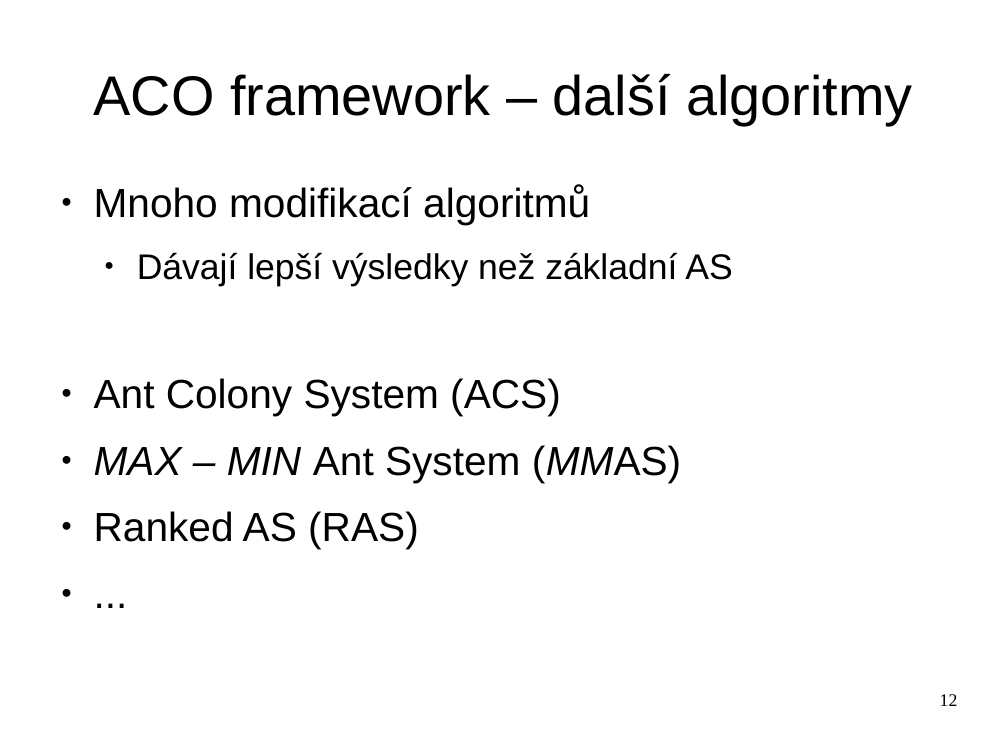
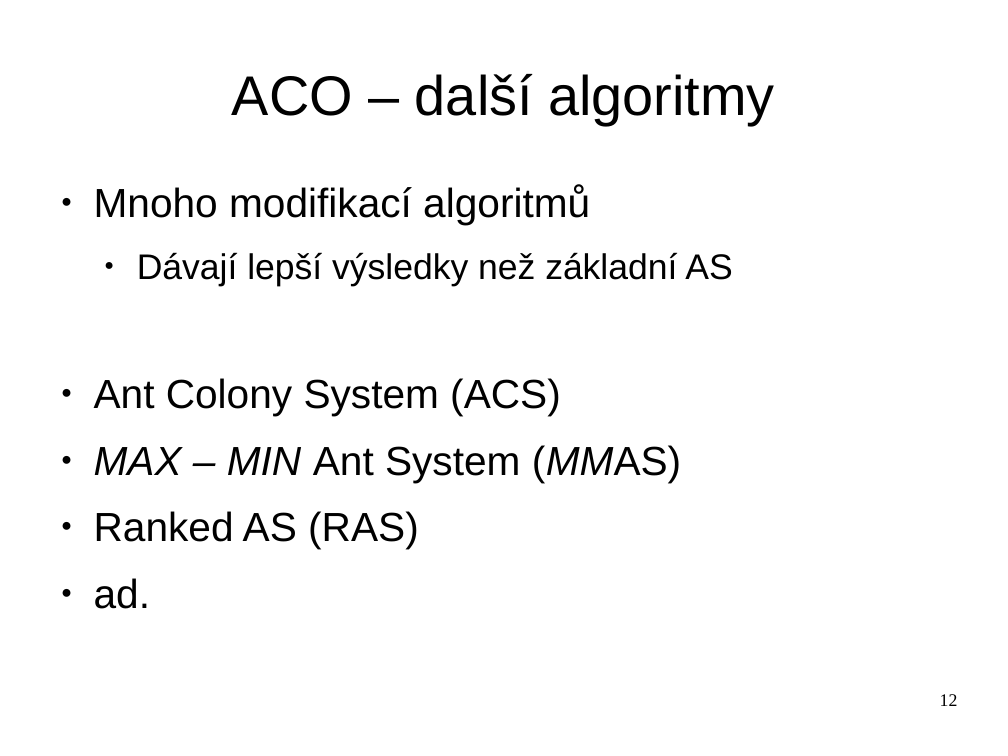
Before and after one commit to hellerstanislav/sin, a slide deck: slide 12 of presentation/swarm.odp. Drawn at 1008x756 pixels with LibreOffice and Linux fonts; fonts in the diff are those of the drawing. Boxes give left, top, right and bottom in pixels: in the first picture for what was removed or moved away, otherwise in the second. Text is boxed around its words. In the diff, an @@ line names an element or a change of style, - is before the commit and + after.

```diff
--- a/presentation/swarm.odp
+++ b/presentation/swarm.odp
@@ title at [232,74,775,125]: text changed @@
-ACO framework – další algoritmy
+ACO – další algoritmy
@@ text at [94,578,150,609]: text changed @@
-● ...
+● ad.
```
Also in this commit, not shown: 7 other slides changed, 3 other files.
